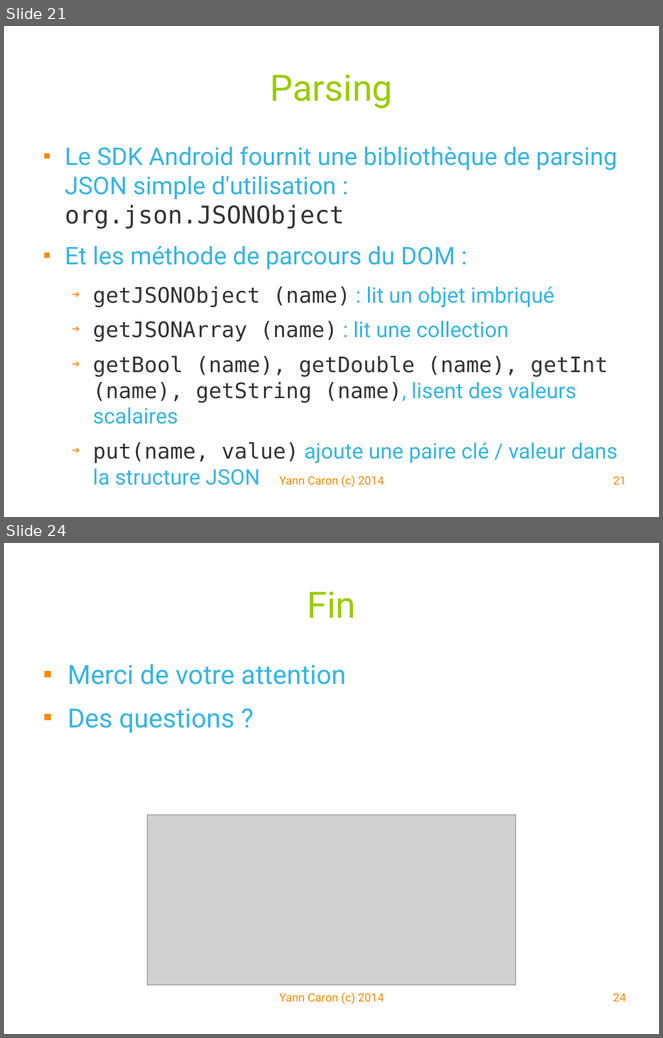
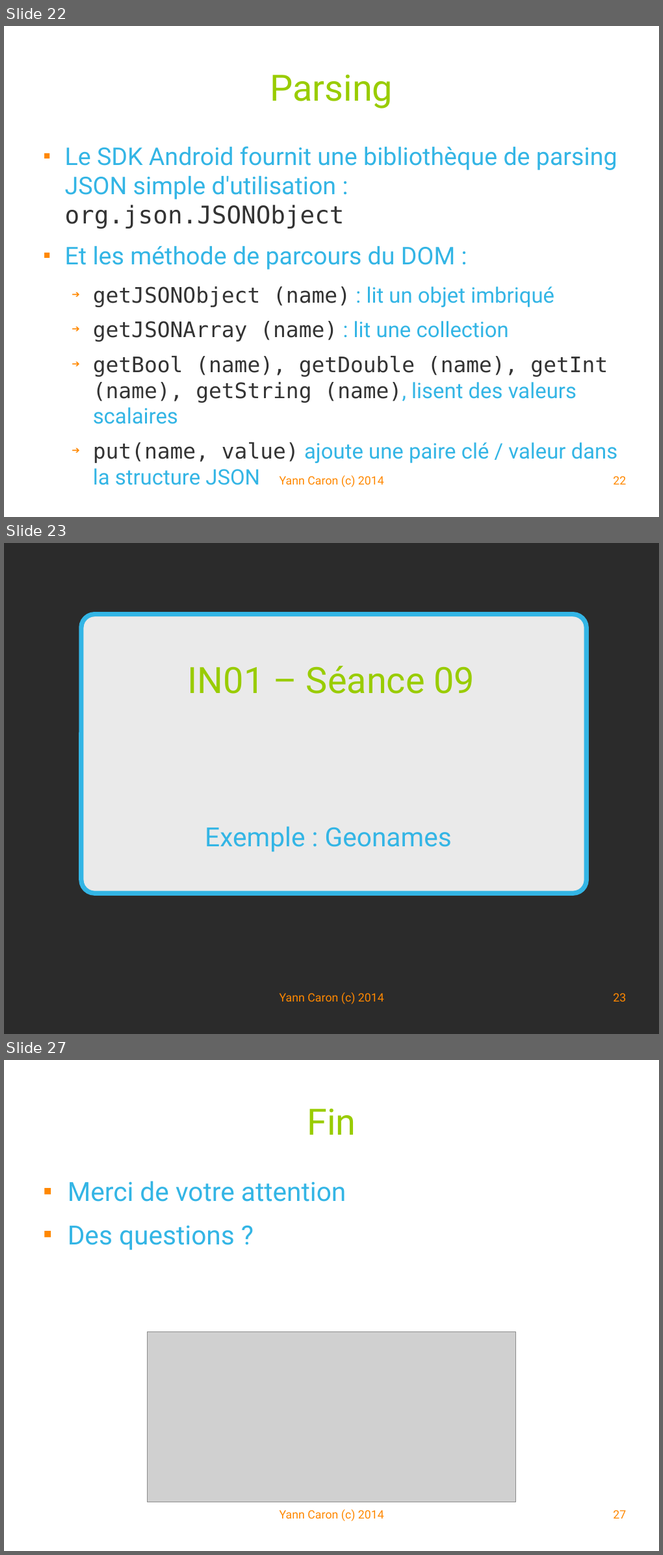
Before and after one commit to YannCaron/Android-ENSG, a slide deck: 09 - WebServices.odp. Shown one above the other, each under a label of ours: slides 21 and 24 before the commit, slides 22, 23 and 27 after it; the slides between them are not shown. The pictures are 663x1038 and 663x1555 pixels, drawn with LibreOffice and Linux fonts; fonts in the diff are those of the drawing; grey boxes stand for pictures; background and template pictures are left out; a plain dark background stands for a picture behind light text. Boxes give left, top, right and bottom in pixels: in the first picture for what was removed or moved away, otherwise in the second. Text is boxed around its words. In the diff, an @@ line names an element or a change of style, - is before the commit and + after.

```diff
--- a/09 - WebServices.odp
+++ b/09 - WebServices.odp
@@ slide 23 added at (x1=4, y1=543, x2=659, y2=1034), background picture (left out) @@
@@ rounded rectangle added at (x1=81, y1=615, x2=586, y2=894), fill #FFFFFF at 90% opacity, outline #33B5E5 5.67 pt @@
@@ title added at (x1=188, y1=666, x2=475, y2=694), 44 pt, text #99CC00 @@
+IN01 – Séance 09
@@ subtitle added at (x1=205, y1=826, x2=452, y2=852), 32 pt, text #33B5E5 @@
+Exemple : Geonames
@@ text added at (x1=280, y1=993, x2=384, y2=1005), 14 pt, text #FF8800 @@
+Yann Caron (c) 2014
@@ page number added at (x1=613, y1=993, x2=626, y2=1002), 14 pt, text #FF8800 @@
+23
@@ what was slide 21 is now slide 22 @@
@@ page number at (x1=613, y1=476, x2=626, y2=485): text changed @@
-21
+22
@@ what was slide 24 is now slide 27 @@
@@ page number at (x1=613, y1=1510, x2=626, y2=1519): text changed @@
-24
+27
```
Also in this commit, not shown: 3 slides changed, 3 other slides added, 1 slide removed, 1 other file.
